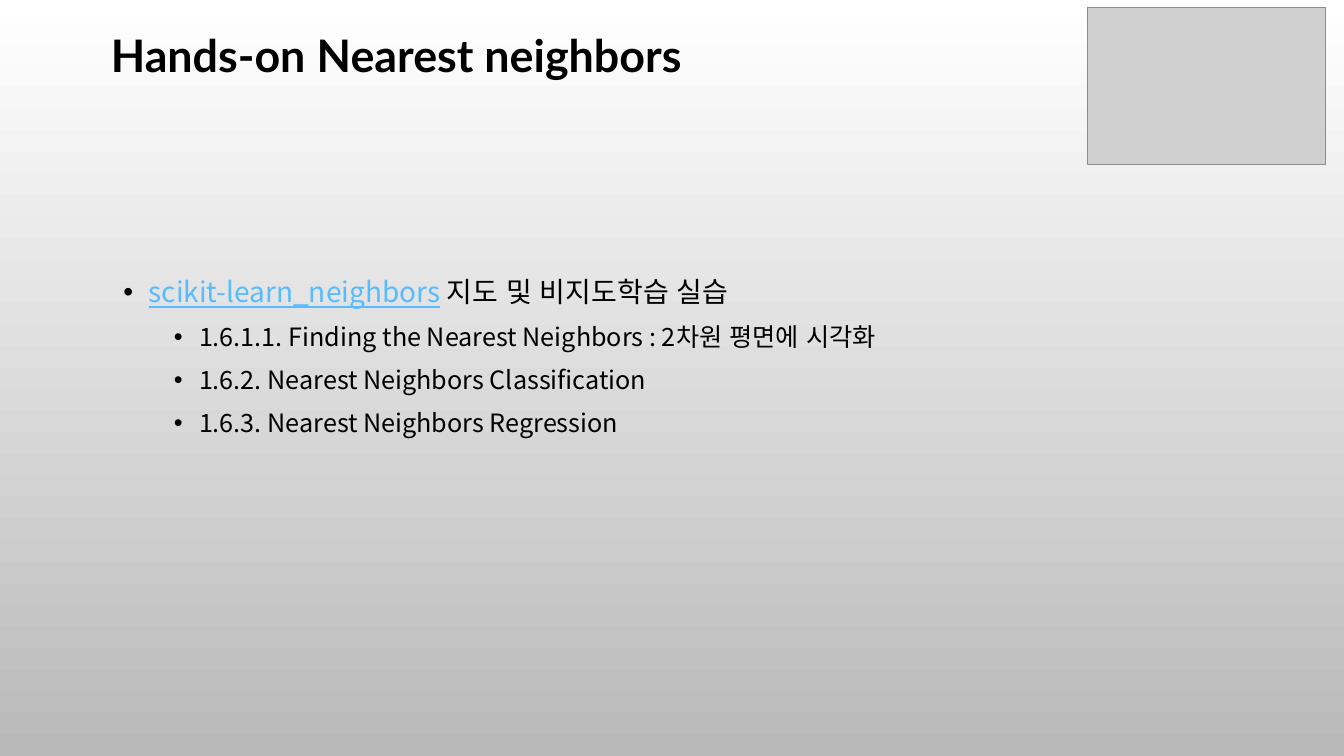
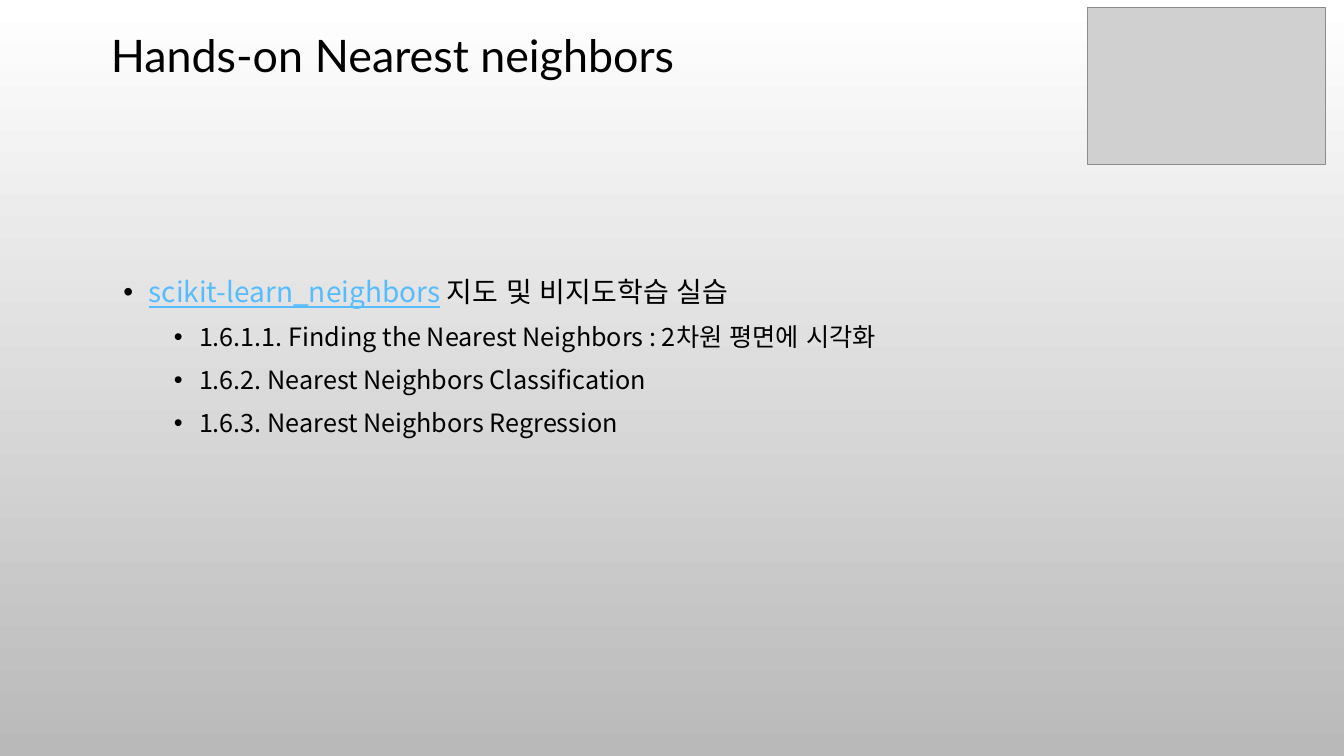
Before and after one commit to ancestor9/mathematics-for-machine-learning, a slide deck: slide 8 of 7_Applications of mathematics.pptx. Drawn at 1344x756 pixels with LibreOffice and Linux fonts; fonts in the diff are those of the drawing; grey boxes stand for pictures; background and template pictures are left out. Boxes give left, top, right and bottom in pixels: in the first picture for what was removed or moved away, otherwise in the second. Text is boxed around its words. In the diff, an @@ line names an element or a change of style, - is before the commit and + after.

```diff
--- a/7_Applications of mathematics.pptx
+++ b/7_Applications of mathematics.pptx
@@ title "Hands-on Nearest neighbors" at box(111, 39, 674, 81): bold off @@
```
Also in this commit, not shown: 3 other slides changed, 8 slides added, 1 other file.
